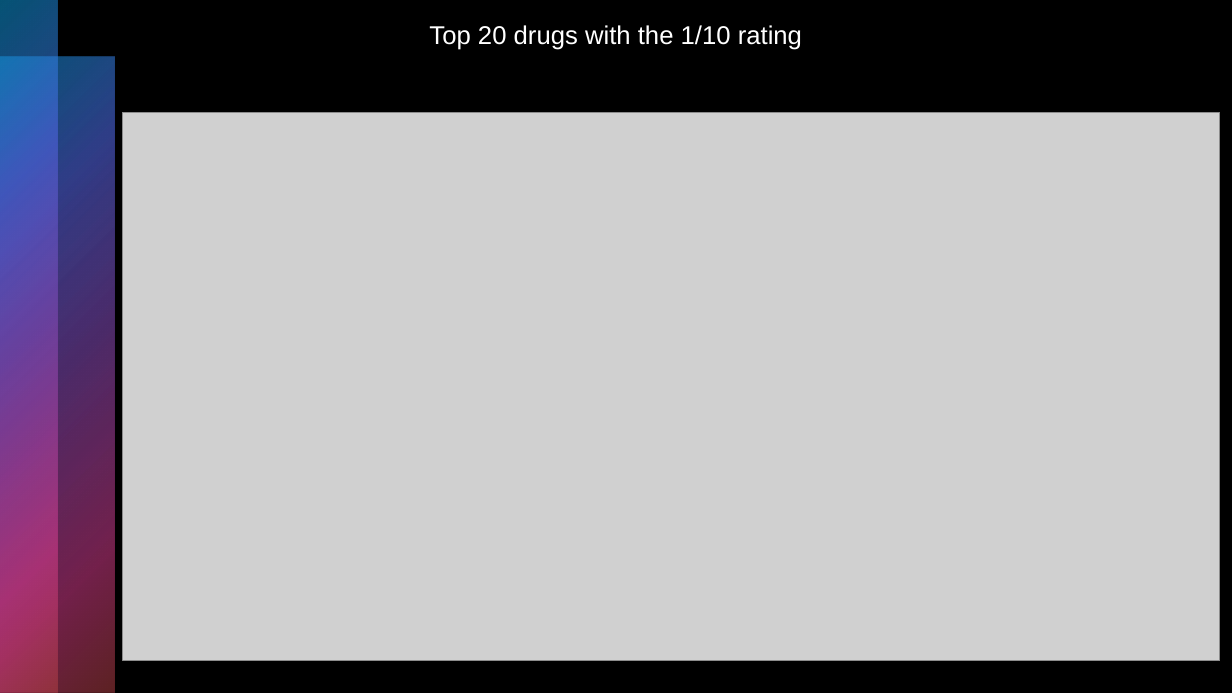
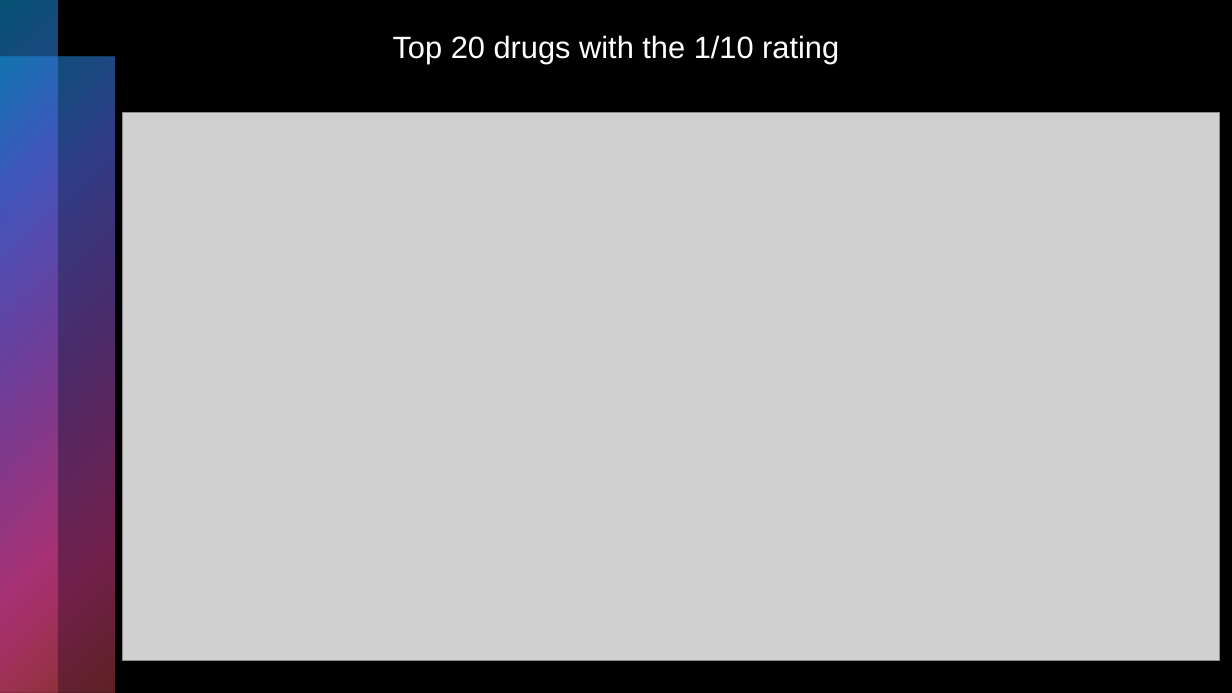
Before and after one commit to Shritej24c/drug_review_NLP, a slide deck: slide 8 of Plots/Drug Review presentation.pptx. Drawn at 1232x693 pixels with LibreOffice and Linux fonts; fonts in the diff are those of the drawing; grey boxes stand for pictures. Boxes give left, top, right and bottom in pixels: in the first picture for what was removed or moved away, otherwise in the second. Text is boxed around its words. In the diff, an @@ line names an element or a change of style, - is before the commit and + after.

```diff
--- a/Plots/Drug Review presentation.pptx
+++ b/Plots/Drug Review presentation.pptx
@@ text "Top 20 drugs with the ...": place and size @@
-text "Top 20 drugs with the ..." at bbox=[429, 25, 802, 50]
+text "Top 20 drugs with the ..." at bbox=[393, 35, 839, 64]
@@ text "Top 20 drugs with the ..." at bbox=[393, 35, 839, 64]: size 20 to 24 pt @@
```
Also in this commit, not shown: 1 other slide changed, 1 other file.
